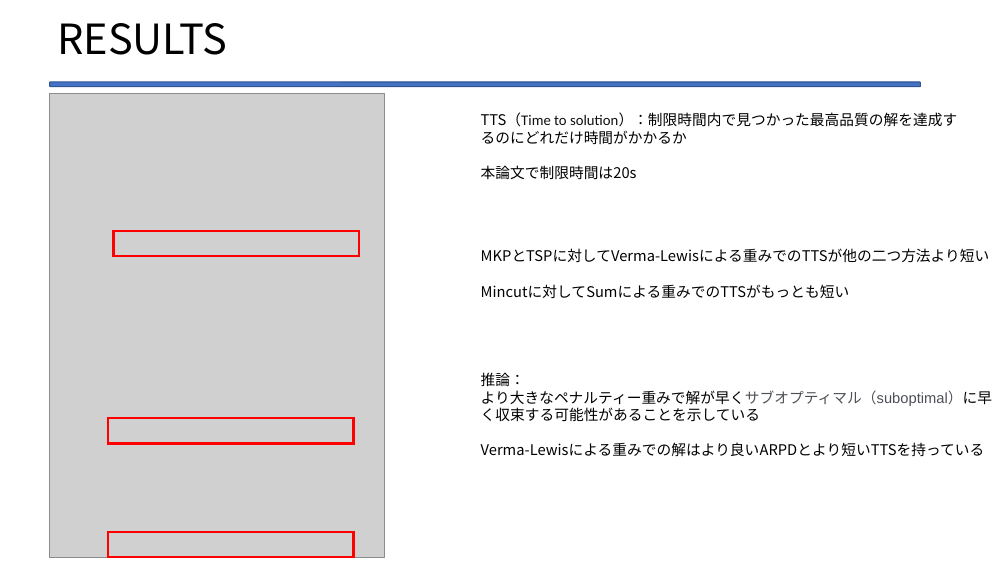
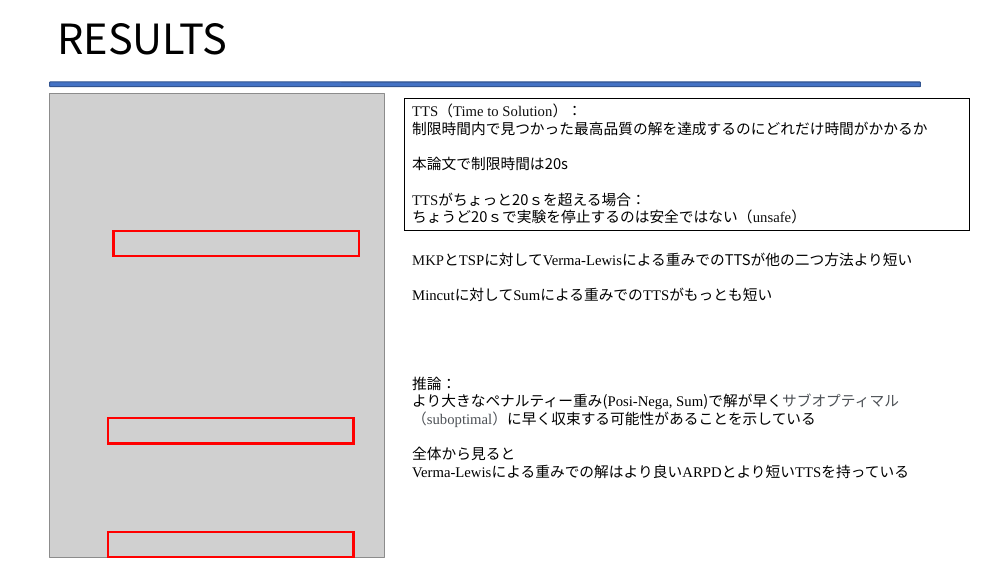
Before and after one commit to Legolas9999/zemi, a slide deck: slide 44 of lcj_ron_zemi2.pptx (slide 40 before the commit). Drawn at 1008x567 pixels with LibreOffice and Linux fonts; fonts in the diff are those of the drawing; grey boxes stand for pictures. Boxes give left, top, right and bottom in pixels: in the first picture for what was removed or moved away, otherwise in the second. Text is boxed around its words. In the diff, an @@ line names an element or a change of style, - is before the commit and + after.

```diff
--- a/lcj_ron_zemi2.pptx
+++ b/lcj_ron_zemi2.pptx
@@ rectangle "TTS（Time to Solution）：": place and size @@
-rectangle "TTS（Time to Solution）：" at (481, 112, 957, 180)
+rectangle "TTS（Time to Solution）：" at (405, 98, 969, 231)
@@ rectangle "TTS（Time to Solution）：" at (405, 98, 969, 231): outline none to #000000 0.75 pt @@
@@ text in rectangle at (412, 105, 927, 136): text changed @@
-TTS（Time to solution）：制限時間内で見つかった最高品質の解を達成するのにどれだけ時間がかかるか
+TTS（Time to Solution）：
+制限時間内で見つかった最高品質の解を達成するのにどれだけ時間がかかるか
@@ text in rectangle at (412, 193, 806, 224): paragraphs added @@
+TTSがちょっと20ｓを超える場合：
+ちょうど20ｓで実験を停止するのは安全ではない（unsafe）
@@ text "MKPとTSPに対してVerma-Lewisによる重みでのTTSが他の二つ方法より短い": place and size @@
-text "MKPとTSPに対してVerma-Lewisによる重みでのTTSが他の二つ方法より短い" at (481, 248, 992, 456)
+text "MKPとTSPに対してVerma-Lewisによる重みでのTTSが他の二つ方法より短い" at (412, 253, 912, 478)
@@ text at (412, 253, 912, 478): font Noto Sans CJK SC to Times New Roman in "MKPとTSPに対してVerma-Lewisによる重みでのTTSが他の二つ方法より短い", "Mincutに対してSumによる重みでのTTSがもっとも短い", "Verma-Lewisによる重みでの解はより良いARPDとより短いTTSを持っている"; text colour #000000 to #0F0F0F in "MKPとTSPに対してVerma-Lewisによる重みでのTTSが他の二つ方法より短い" @@
@@ text at (412, 393, 899, 460): text changed @@
-より大きなペナルティー重みで解が早くサブオプティマル（suboptimal）に早く収束する可能性があることを示している
+より大きなペナルティー重み(Posi-Nega, Sum)で解が早くサブオプティマル（suboptimal）に早く収束する可能性があることを示している
+全体から見ると
```
Also in this commit, not shown: 16 other slides changed, 4 slides added, 5 other files.
